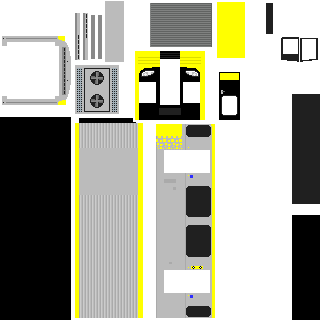
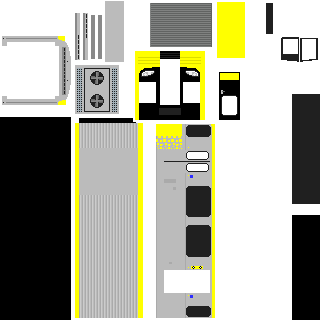
Revision of a layered 320×320 image; what changed, layer by layer:
added layer "Doors" above "Articulation" over [164, 150, 210, 173]
